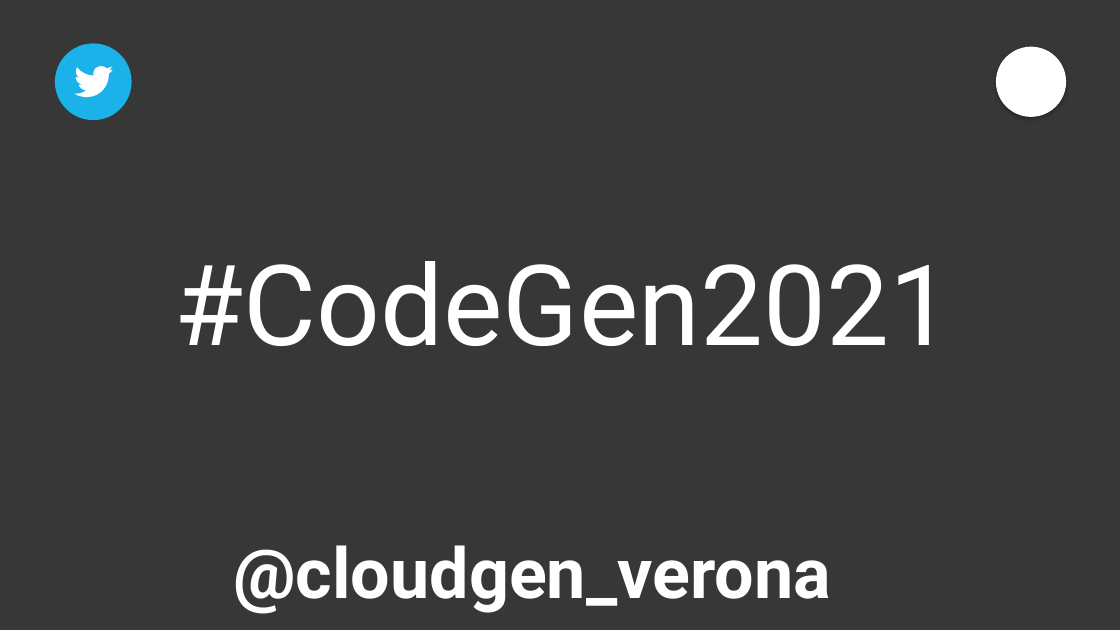
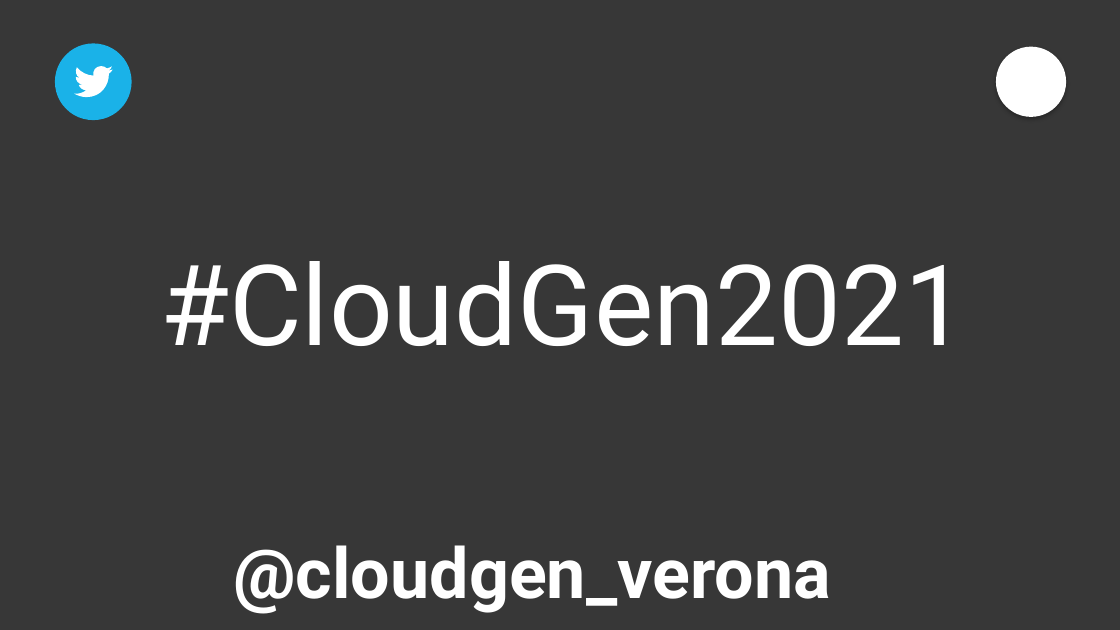
Before and after one commit to CloudGenVR/Cloudgen2021Speakers, a slide deck: slide 4 of Presentation/Cloudgen2021_Template.pptx. Drawn at 1120x630 pixels with LibreOffice and Linux fonts; fonts in the diff are those of the drawing; background and template pictures are left out. Boxes give left, top, right and bottom in pixels: in the first picture for what was removed or moved away, otherwise in the second. Text is boxed around its words. In the diff, an @@ line names an element or a change of style, - is before the commit and + after.

```diff
--- a/Presentation/Cloudgen2021_Template.pptx
+++ b/Presentation/Cloudgen2021_Template.pptx
@@ text at box(160, 261, 967, 346): text changed @@
-#CodeGen2021
+#CloudGen2021
```
